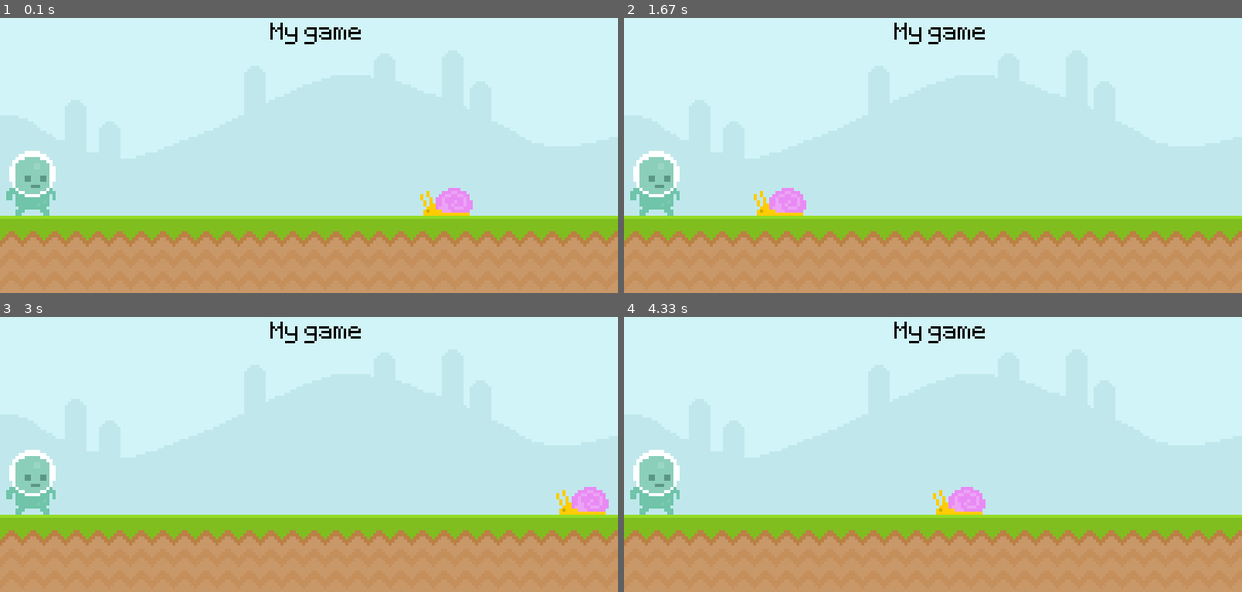
Above: before the commit, frames 1-4 (two rows, left to right).
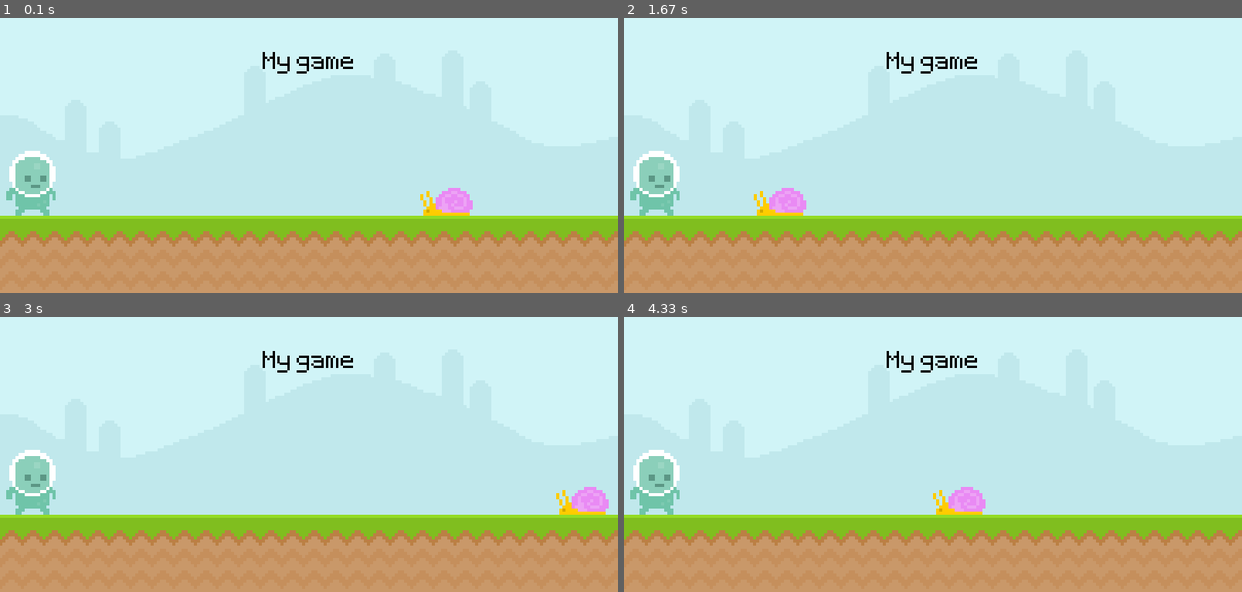
Above: after the commit, the same moments.

Repository: KosaKing/Games-In-PyGame
Game: pygame game, started from main.py
Same seed, same stepped clock (60 frames per second), same inputs: the game is played once before the commit and once after it.
Inputs:
- Up to frame 1 (0.1 s): no input
- Up to frame 2 (1.67 s): no input
- Up to frame 3 (3 s): no input
- Up to frame 4 (4.33 s): no input

The runs differ from the first frame. In frame 1, 0.7% of the frame differs, in the area x 42-59%, y 1-21%; in frame 2, 0.7%; in frame 3, 0.7%; in frame 4, 0.7%.

Commit message:
commit to pull changes

Diff:
--- a/main.py
+++ b/main.py
@@ -11,6 +11,7 @@
 sky_surface = pygame.image.load('graphics/Sky.png').convert()
 ground_surface = pygame.image.load('graphics/ground.png').convert()
 text_surface = test_font.render('My game', False, 'Black')
+text_rectangle = text_surface.get_rect(midbottom = (400,120))
 
 snail_surface = pygame.image.load('graphics/snail/snail1.png').convert_alpha()
 snail_rect = snail_surface.get_rect(midbottom = (600, 300))
@@ -29,7 +30,7 @@
 
     screen.blit(sky_surface,(0,0))
     screen.blit(ground_surface,(0,300))
-    screen.blit(text_surface,(350,50))
+    screen.blit(text_surface,text_rectangle)
     screen.blit(snail_surface,snail_rect)
     snail_rect.left -= 4
     if snail_rect.right == 0: snail_rect.left = 800
